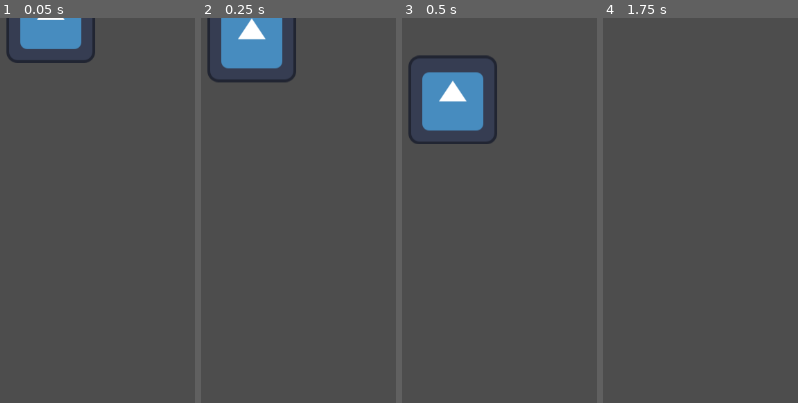
Above: before the commit, frames 1-4 (left to right).
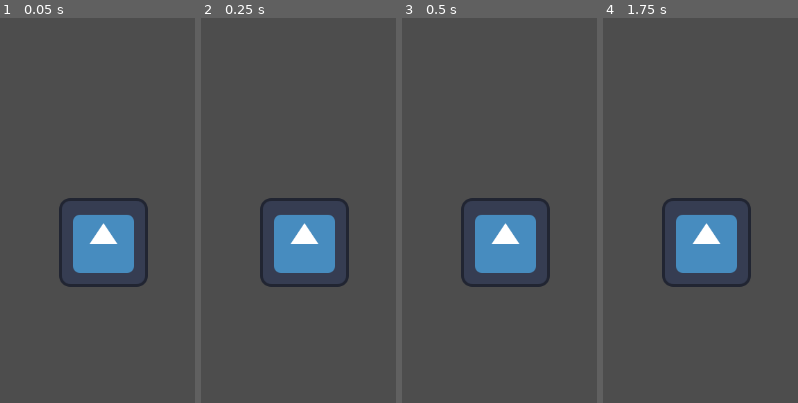
Above: after the commit, the same moments.

Repository: Avare-Game-Studio/Mechanic_Puzzle
Game: Godot game, scene res://scenes/world.tscn
Same seed, same stepped clock (60 frames per second), same inputs: the game is played once before the commit and once after it. The engine's default icon, where the game draws it, is replaced by a stand-in: a white triangle on a blue panel in a dark square.
Inputs:
- Up to frame 1 (0.05 s): no input
- Up to frame 2 (0.25 s): no input
- Up to frame 3 (0.5 s): no input
- Up to frame 4 (1.75 s): tap Enter (ui_accept) at 0.5, 0.77, 1.52 s; hold Right (ui_right) from 0.53 s (still down)

The runs differ from the first frame. In frame 1, 9.3% of the frame differs, in the area x 3-76%, y 0-70%; in frame 2, 11%; in frame 3, 12%, in the area x 3-76%, y 9-70%; in frame 4, 6.0%.

Commit message:
Add Sprite2D and Camera2D to Player

Diff:
--- a/scenes/Player.tscn
+++ b/scenes/Player.tscn
@@ -13,3 +13,5 @@
 
 [node name="Sprite2D" type="Sprite2D" parent="." unique_id=484178112]
 texture = ExtResource("2_3li8b")
+
+[node name="Camera2D" type="Camera2D" parent="." unique_id=914657517]
